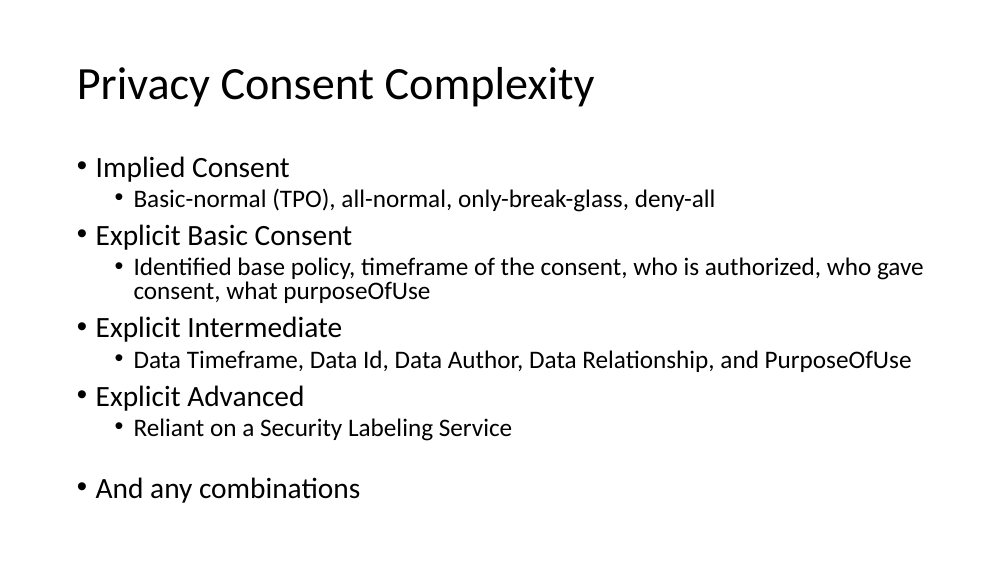
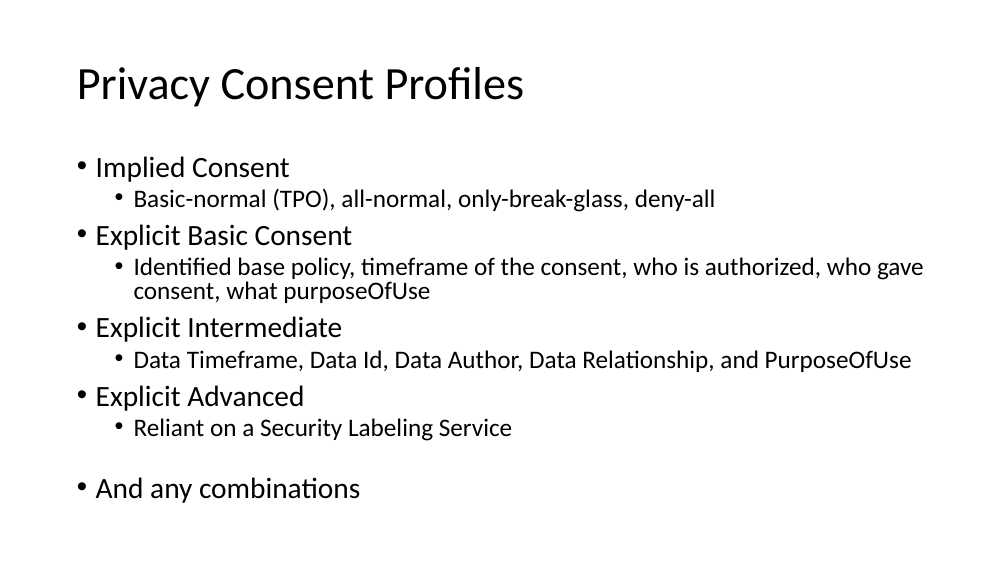
Before and after one commit to IHE/IT-Infrastructure, a slide deck: slide 14 of Presentations/Privacy Consent on FHIR.pptx. Drawn at 1008x567 pixels with LibreOffice and Linux fonts; fonts in the diff are those of the drawing. Boxes give left, top, right and bottom in pixels: in the first picture for what was removed or moved away, otherwise in the second. Text is boxed around its words. In the diff, an @@ line names an element or a change of style, - is before the commit and + after.

```diff
--- a/Presentations/Privacy Consent on FHIR.pptx
+++ b/Presentations/Privacy Consent on FHIR.pptx
@@ title at (77, 67, 525, 107): text changed @@
-Privacy Consent Complexity
+Privacy Consent Profiles
```
Also in this commit, not shown: 7 other slides changed, 1 other file.
